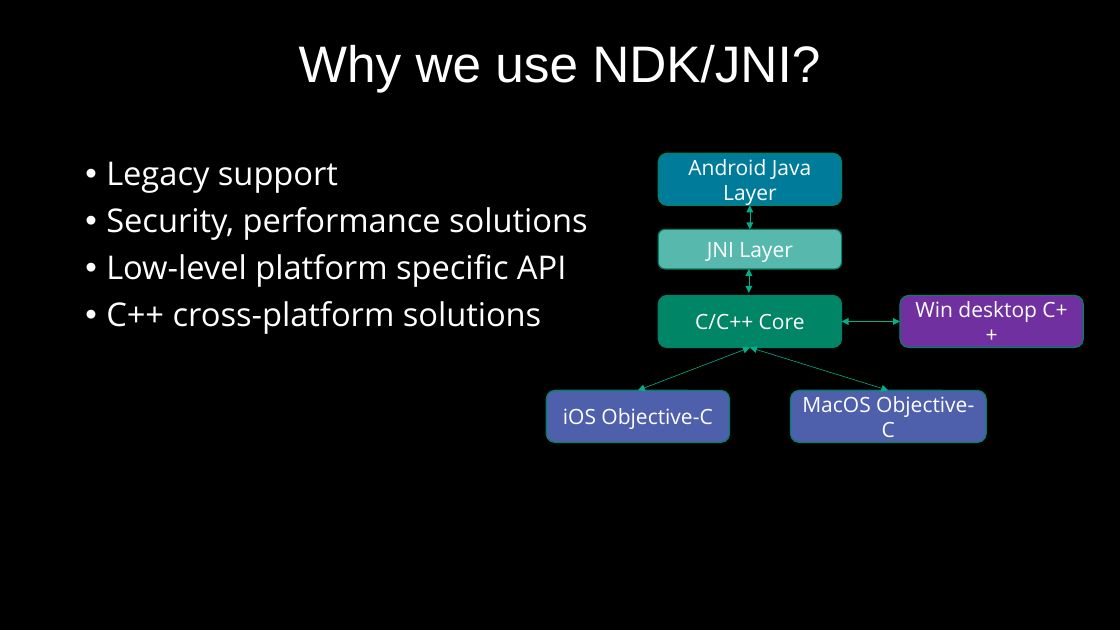
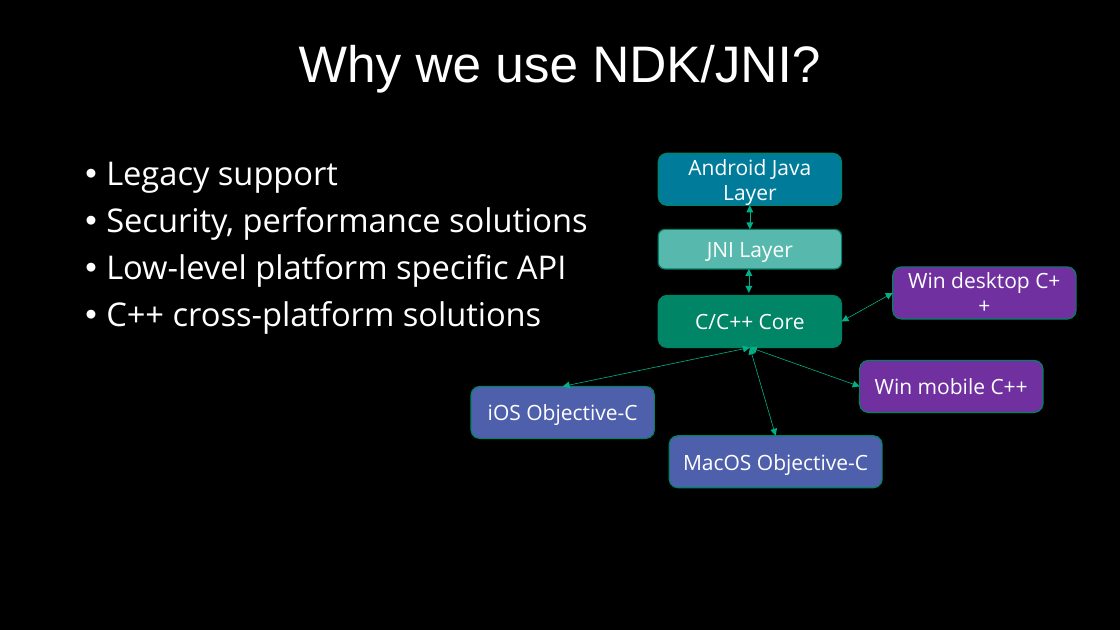
Before and after one commit to 9majka/NDK_presentation, a slide deck: slide 4 of NDK_copy.pptx. Drawn at 1120x630 pixels with LibreOffice and Linux fonts; fonts in the diff are those of the drawing; background and template pictures are left out. Boxes give left, top, right and bottom in pixels: in the first picture for what was removed or moved away, otherwise in the second. Text is boxed around its words. In the diff, an @@ line names an element or a change of style, - is before the commit and + after.

```diff
--- a/NDK_copy.pptx
+++ b/NDK_copy.pptx
@@ rounded rectangle "Win desktop C++": place and size @@
-rounded rectangle "Win desktop C++" at <box>900,296,1083,348</box>
+rounded rectangle "Win desktop C++" at <box>893,267,1076,319</box>
@@ double arrow moved from (842, 322) - (900, 322) to (842, 322) - (893, 293) @@
@@ double arrow moved from (750, 348) - (638, 391) to (750, 348) - (563, 386) @@
@@ double arrow moved from (750, 348) - (889, 391) to (750, 348) - (776, 436) @@
@@ double arrow added from (750, 348) to (860, 386), #00B188 0.5 pt @@
@@ rounded rectangle "iOS Objective-C": place and size @@
-rounded rectangle "iOS Objective-C" at <box>546,391,729,443</box>
+rounded rectangle "iOS Objective-C" at <box>471,386,655,439</box>
@@ rounded rectangle added at <box>860,360,1043,413</box>, fill #7030A0, outline #008365 1 pt, 18 pt, text #FFFFFF @@
+Win mobile C++
@@ rounded rectangle "MacOS Objective-C": place and size @@
-rounded rectangle "MacOS Objective-C" at <box>791,391,986,443</box>
+rounded rectangle "MacOS Objective-C" at <box>670,436,882,488</box>
```
Also in this commit, not shown: 8 other slides changed, 2 slides added, 2 other files.
